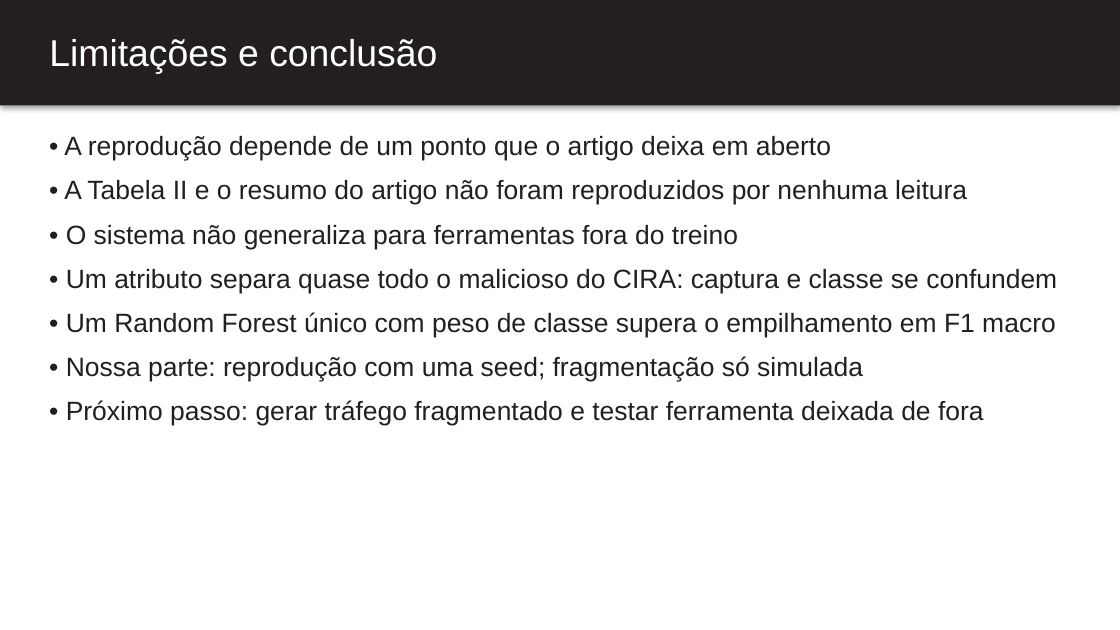
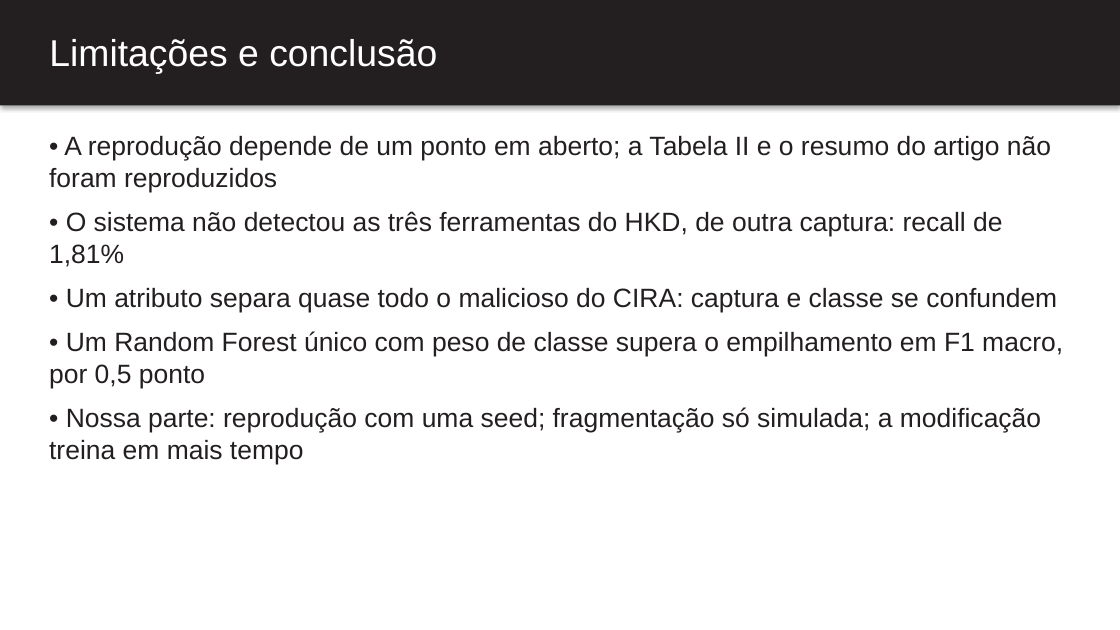
Before and after one commit to BrenoRev/Tecnicas_Ataque_Deteccao_Intrusao, a slide deck: slide 13 of project/report/apresentacao.pptx. Drawn at 1120x630 pixels with LibreOffice and Linux fonts; fonts in the diff are those of the drawing. Boxes give left, top, right and bottom in pixels: in the first picture for what was removed or moved away, otherwise in the second. Text is boxed around its words. In the diff, an @@ line names an element or a change of style, - is before the commit and + after.

```diff
--- a/project/report/apresentacao.pptx
+++ b/project/report/apresentacao.pptx
@@ text at (x1=49, y1=136, x2=1051, y2=267): text changed @@
-• A reprodução depende de um ponto que o artigo deixa em aberto
-• A Tabela II e o resumo do artigo não foram reproduzidos por nenhuma leitura
-• O sistema não generaliza para ferramentas fora do treino
+• A reprodução depende de um ponto em aberto; a Tabela II e o resumo do artigo não foram reproduzidos
+• O sistema não detectou as três ferramentas do HKD, de outra captura: recall de 1,81%
@@ text at (x1=49, y1=331, x2=1063, y2=464): text changed @@
-• Um Random Forest único com peso de classe supera o empilhamento em F1 macro
-• Nossa parte: reprodução com uma seed; fragmentação só simulada
-• Próximo passo: gerar tráfego fragmentado e testar ferramenta deixada de fora
+• Um Random Forest único com peso de classe supera o empilhamento em F1 macro, por 0,5 ponto
+• Nossa parte: reprodução com uma seed; fragmentação só simulada; a modificação treina em mais tempo
```
Also in this commit, not shown: 10 other slides changed, 1 other file.
